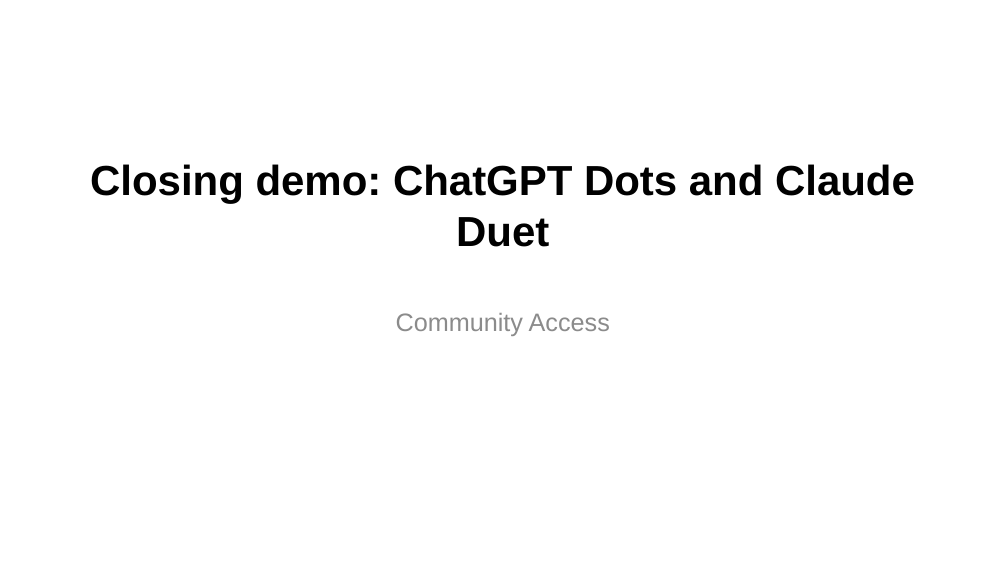
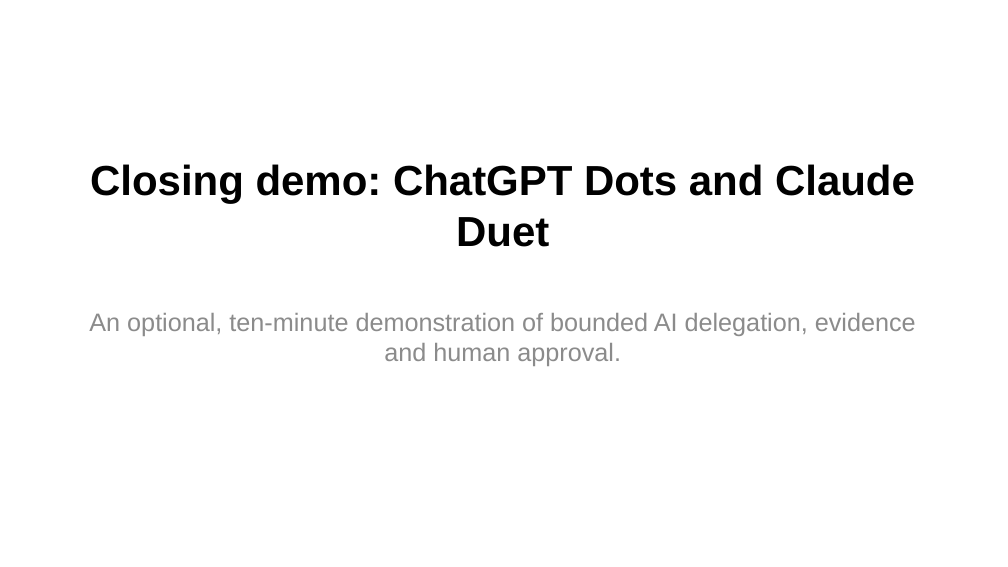
Before and after one commit to Community-Access/glow, a slide deck: slide 1 of docs/ahg-2026/kit/closing-demo.pptx. Drawn at 1008x567 pixels with LibreOffice and Linux fonts; fonts in the diff are those of the drawing. Boxes give left, top, right and bottom in pixels: in the first picture for what was removed or moved away, otherwise in the second. Text is boxed around its words. In the diff, an @@ line names an element or a change of style, - is before the commit and + after.

```diff
--- a/docs/ahg-2026/kit/closing-demo.pptx
+++ b/docs/ahg-2026/kit/closing-demo.pptx
@@ subtitle at [89, 313, 916, 366]: text changed @@
-Community Access
+An optional, ten-minute demonstration of bounded AI delegation, evidence and human approval.
```
Also in this commit, not shown: 20 other files.
